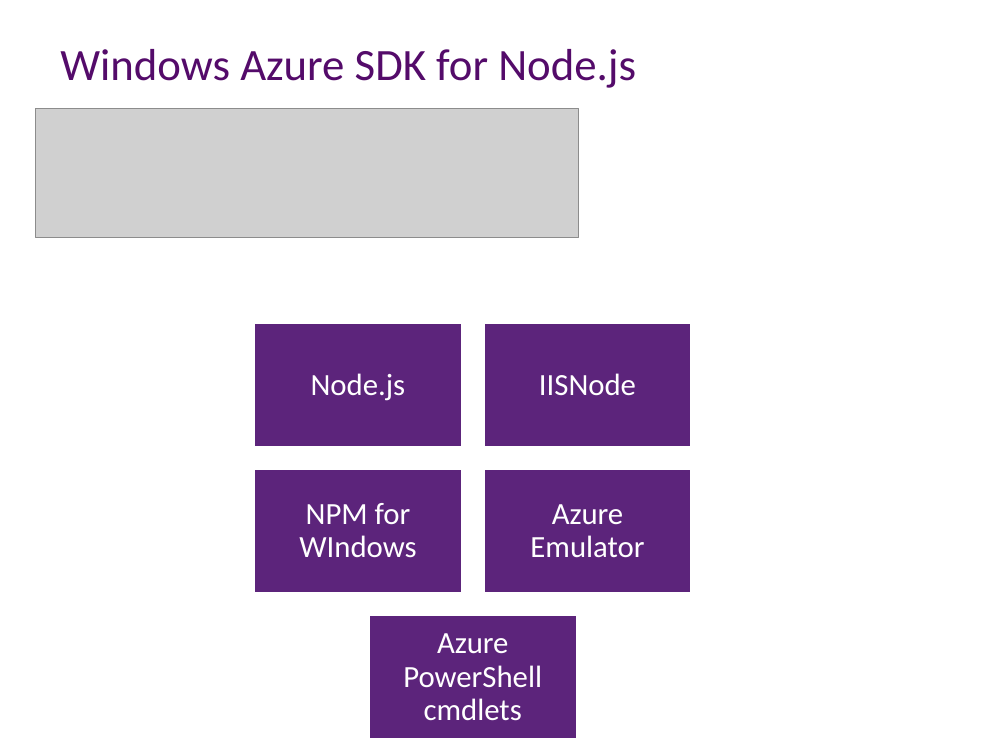
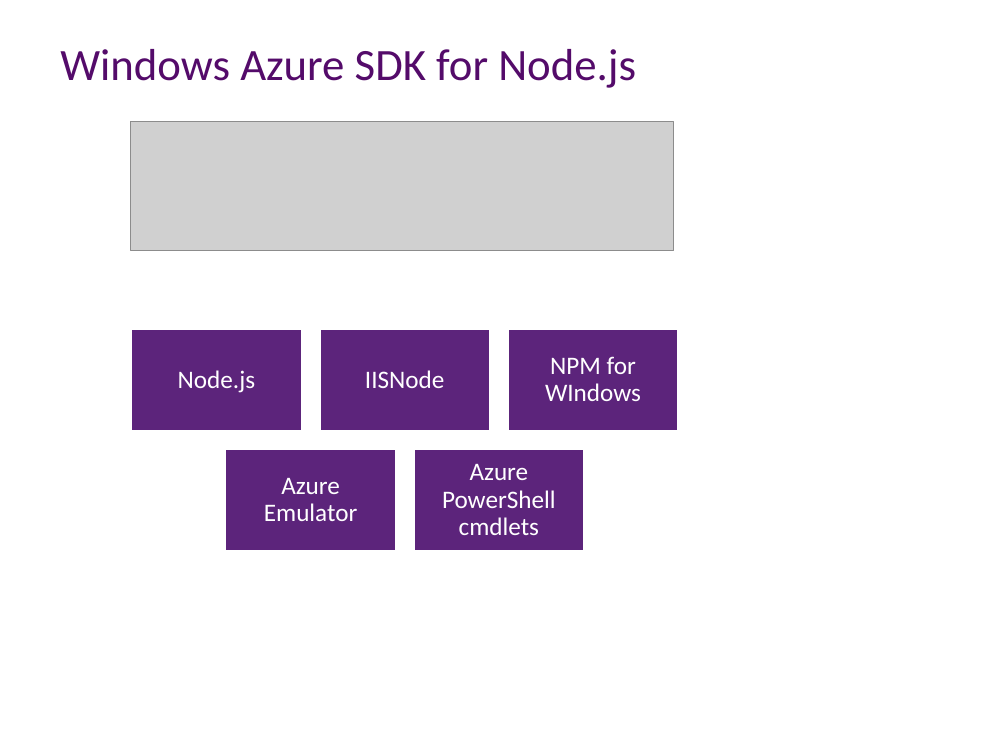
Before and after one commit to aidancasey/AzureNodeChatClient, a slide deck: slide 14 of presentation/Building Node.js Applications on Windows Azure.pptx. Drawn at 1008x756 pixels with LibreOffice and Linux fonts; fonts in the diff are those of the drawing; grey boxes stand for pictures; background and template pictures are left out. Boxes give left, top, right and bottom in pixels: in the first picture for what was removed or moved away, otherwise in the second. Text is boxed around its words. In the diff, an @@ line names an element or a change of style, - is before the commit and + after.

```diff
--- a/presentation/Building Node.js Applications on Windows Azure.pptx
+++ b/presentation/Building Node.js Applications on Windows Azure.pptx
@@ picture: place and size @@
-picture at box(35, 108, 579, 237)
+picture at box(131, 122, 674, 251)
@@ text "Node.js": place and size @@
-text "Node.js" at box(311, 373, 406, 401)
+text "Node.js" at box(178, 370, 255, 393)
@@ rectangle: place and size @@
-rectangle at box(369, 615, 578, 740)
+rectangle at box(131, 329, 302, 431)
@@ text "IISNode": place and size @@
-text "IISNode" at box(539, 373, 636, 396)
+text "IISNode" at box(365, 370, 444, 388)
@@ rectangle: place and size @@
-rectangle at box(254, 323, 463, 448)
+rectangle at box(320, 329, 491, 431)
@@ rectangle: place and size @@
-rectangle at box(483, 323, 691, 448)
+rectangle at box(507, 329, 678, 431)
@@ text "NPM for WIndows": place and size @@
-text "NPM for WIndows" at box(299, 503, 416, 558)
+text "NPM for WIndows" at box(545, 356, 641, 401)
@@ text "Azure Emulator": place and size @@
-text "Azure Emulator" at box(530, 504, 644, 558)
+text "Azure Emulator" at box(264, 478, 357, 521)
@@ rectangle: place and size @@
-rectangle at box(254, 469, 463, 594)
+rectangle at box(225, 449, 396, 551)
@@ size 22 to 18 pt; less space between paragraphs in 5 elements at box(178, 370, 255, 393), box(365, 370, 444, 388), box(545, 356, 641, 401), box(264, 478, 357, 521), box(442, 464, 556, 535) @@
@@ text "Azure PowerShell cmdlets": place and size @@
-text "Azure PowerShell cmdlets" at box(403, 633, 542, 721)
+text "Azure PowerShell cmdlets" at box(442, 464, 556, 535)
@@ rectangle: place and size @@
-rectangle at box(483, 469, 691, 594)
+rectangle at box(413, 449, 585, 551)
```
Also in this commit, not shown: 9 other slides changed.
